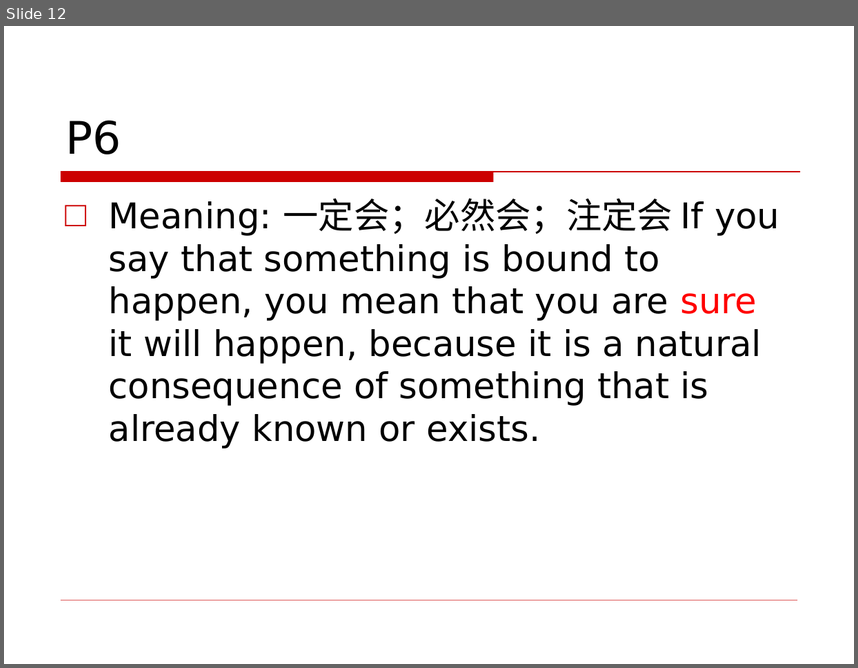
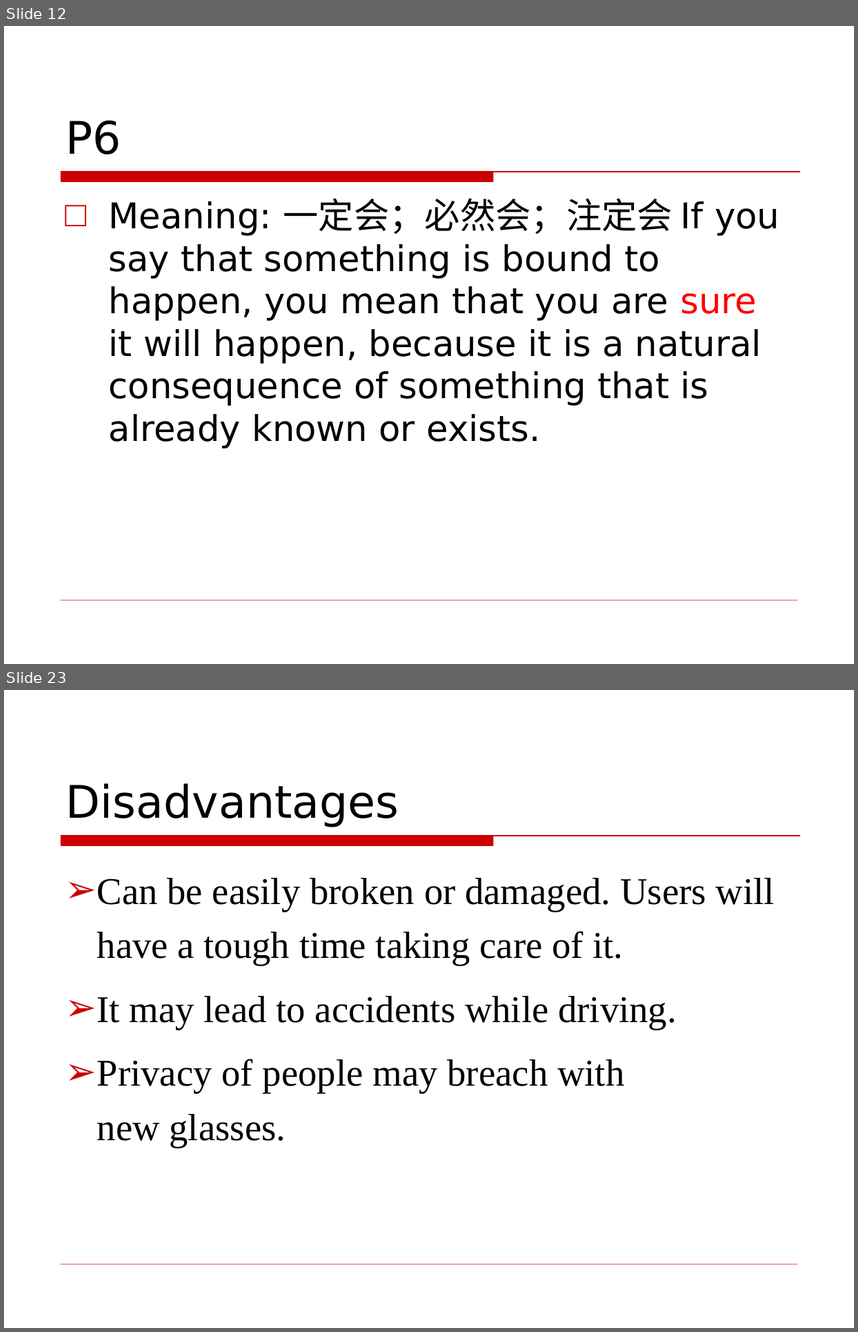
Before and after one commit to jxwb088047/Chapter_8_English, a slide deck: Chapter 8 English .ppt. Shown one above the other, each under a label of ours: slide 12 before the commit, slides 12 and 23 after it; the slides between them are not shown. The pictures are 858x668 and 858x1332 pixels, drawn with LibreOffice and Linux fonts; fonts in the diff are those of the drawing; background and template pictures are left out. Boxes give left, top, right and bottom in pixels: in the first picture for what was removed or moved away, otherwise in the second. Text is boxed around its words. In the diff, an @@ line names an element or a change of style, - is before the commit and + after.

```diff
--- a/Chapter 8 English .ppt
+++ b/Chapter 8 English .ppt
@@ slide 23 added at <box>4,690,854,1328</box>, background picture (left out); not listed: 2 template elements that a slide beside it also shows @@
@@ title added at <box>66,783,399,827</box>, 38 pt, text #000000 @@
+Disadvantages
@@ text added at <box>97,878,775,1147</box>, 32 pt, text #000000 @@
+➢ Can be easily broken or damaged. Users will have a tough time taking care of it.
+➢ It may lead to accidents while driving.
+➢ Privacy of people may breach with new glasses.
```
Also in this commit, not shown: 2 slides changed, 9 other slides added.
